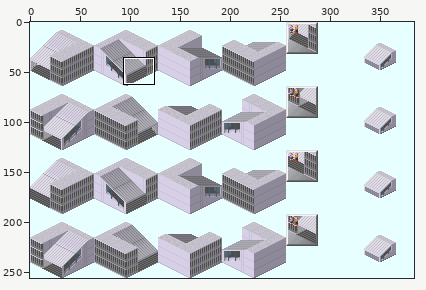
A sprite sheet gets an edit: Cublic/With_EV/Station_With_Stair_EV.png. The first picture is a wide view before the edit; the outline marks the close-up.
Close-up. Old version:
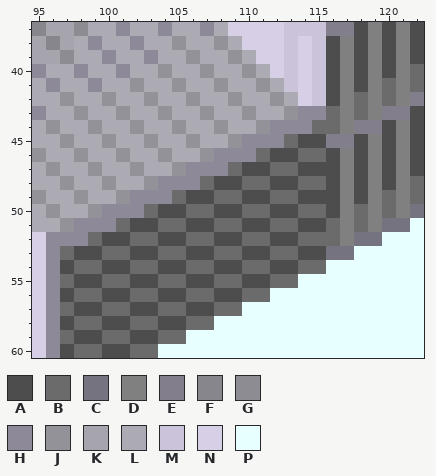
The file is 384x256 pixels. Colours within 5 levels of each other are drawn and written as one. Shown: x 95..122, y 37..60.
Palette (. is transparent): A #4d4d4d  B #6b6b6b  C #767380  D #808080  E #827e8c  F #88868d  G #8e8c93  H #8e8999  J #949299  K #a6a4ac  L #acaab2  M #cbc3d9  N #d7cfe6  P #e7ffff
Pixels before, first column x 95:
37 FKKGLLHLLHLLHLNNNNMMMEEADADA
38 KFKLHLLHLLJLLJLNNNMNMADADADA
39 KKGLLHLLHLLJLLJLNNMNMADADADA
40 HLLHLLHLLJLLJLLJLNMNMADADADB
41 LHLLHLLJLLJLLJLLJLMNMADADBDB
42 LLJLLJLLJLLJLLJLLJLNMADBDBDE
43 HLLJLLJLLJLLJLLJLLJHHBDBDEEA
44 LJLLJLLJLLJLLJLLJHHHBBDEEADA
45 LLJLLJLLJLLJLLJHHHBAAEEADADA
46 JLLJLLJLLJLLJHHHBAABBADADADA
47 LJLLJLLJLLJHHHBAABBAAADADADA
48 LLJLLJLLJHHHBAABBAABBADADADB
49 JLLJLLJHHHBAABBAABBAAADADBDB
50 LJLLJHHHBAABBAABBAABBADBDBDC
51 LLJHHHBAABBAABBAABBAABDBDCCP
52 NHHHBAABBAABBAABBAABBBDCCPPP
53 NHBAABBAABBAABBAABBAACCPPPPP
54 NHABBAABBAABBAABBAABBPPPPPPP
55 NHBAABBAABBAABBAABBPPPPPPPPP
56 NHABBAABBAABBAABBPPPPPPPPPPP
57 NHBAABBAABBAABBPPPPPPPPPPPPP
58 NHABBAABBAABBPPPPPPPPPPPPPPP
59 NHBAABBAABBPPPPPPPPPPPPPPPPP
60 NHABBAABBPPPPPPPPPPPPPPPPPPP
Now the later version:
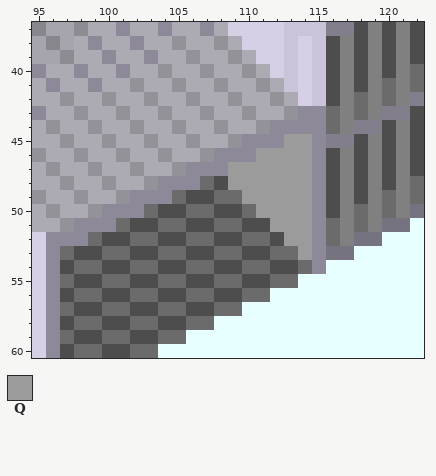
Colours new in this view: Q #9b9b9b
Changes in this commit:
Changed rows in their new state; - is an unchanged pixel.
first column x 109:
44 ------H
45 ----QQH
46 --QQQQH
47 QQQQQQH
48 QQQQQQH
49 -QQQQQH
50 --QQQQH
51 ---QQQH
52 ----QQH
53 -----QH
54 ------H
